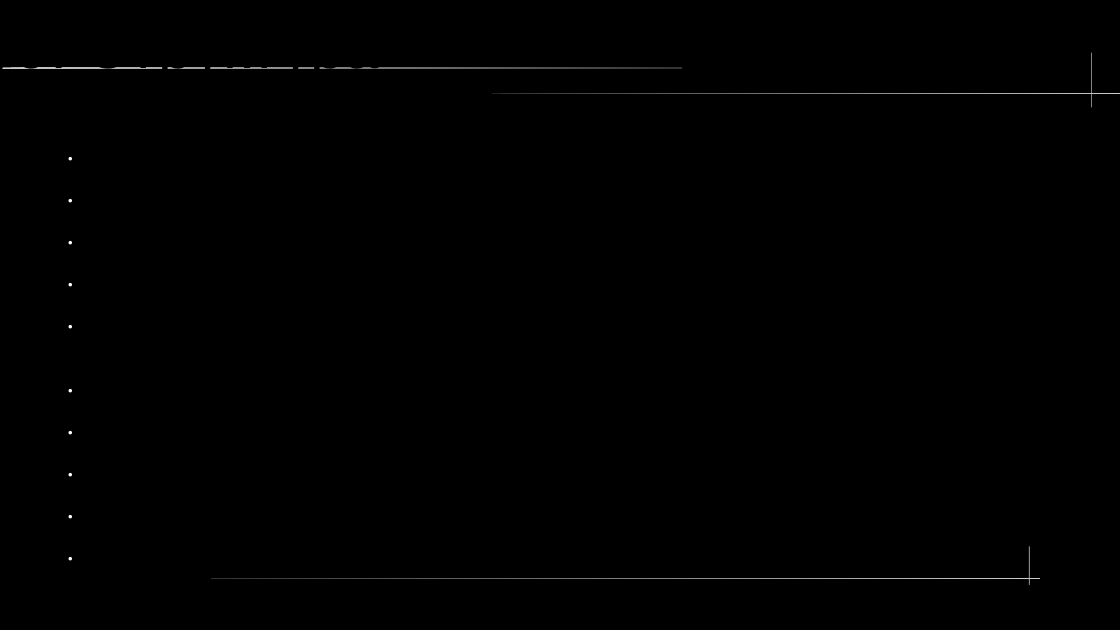
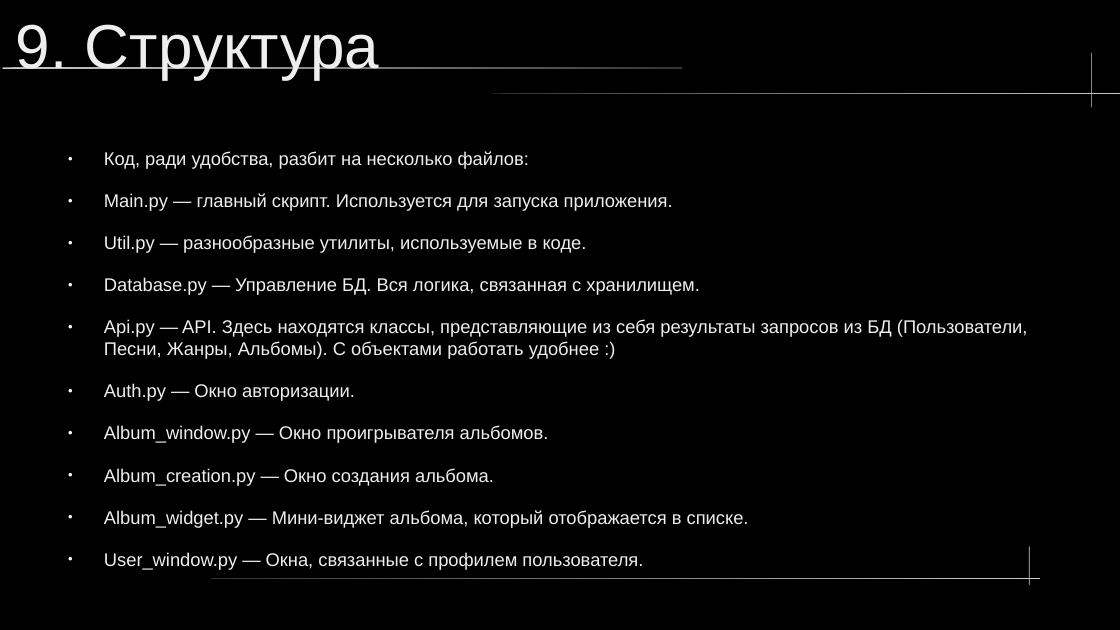
Before and after one commit to gepron1x/blacklandradio, a slide deck: slide 10 of media/presentation.pptx. Drawn at 1120x630 pixels with LibreOffice and Linux fonts; fonts in the diff are those of the drawing. Boxes give left, top, right and bottom in pixels: in the first picture for what was removed or moved away, otherwise in the second. Text is boxed around its words. In the diff, an @@ line names an element or a change of style, - is before the commit and + after.

```diff
--- a/media/presentation.pptx
+++ b/media/presentation.pptx
@@ text "9. Структура" at (x1=16, y1=24, x2=379, y2=80): text colour #000000 to #EEEEEE @@
@@ text added at (x1=104, y1=151, x2=1028, y2=569), 13 pt, text #EEEEEE @@
+● Код, ради удобства, разбит на несколько файлов:
+● Main.py — главный скрипт. Используется для запуска приложения.
+● Util.py — разнообразные утилиты, используемые в коде.
+● Database.py — Управление БД. Вся логика, связанная с хранилищем.
+● Api.py — API. Здесь находятся классы, представляющие из себя результаты запросов из БД (Пользователи, Песни, Жанры, Альбомы). С объектами работать удобнее :)
+● Auth.py — Окно авторизации.
+● Album_window.py — Окно проигрывателя альбомов.
+● Album_creation.py — Окно создания альбома.
+● Album_widget.py — Мини-виджет альбома, который отображается в списке.
+● User_window.py — Окна, связанные с профилем пользователя.
```
Also in this commit, not shown: 2 other slides changed.
